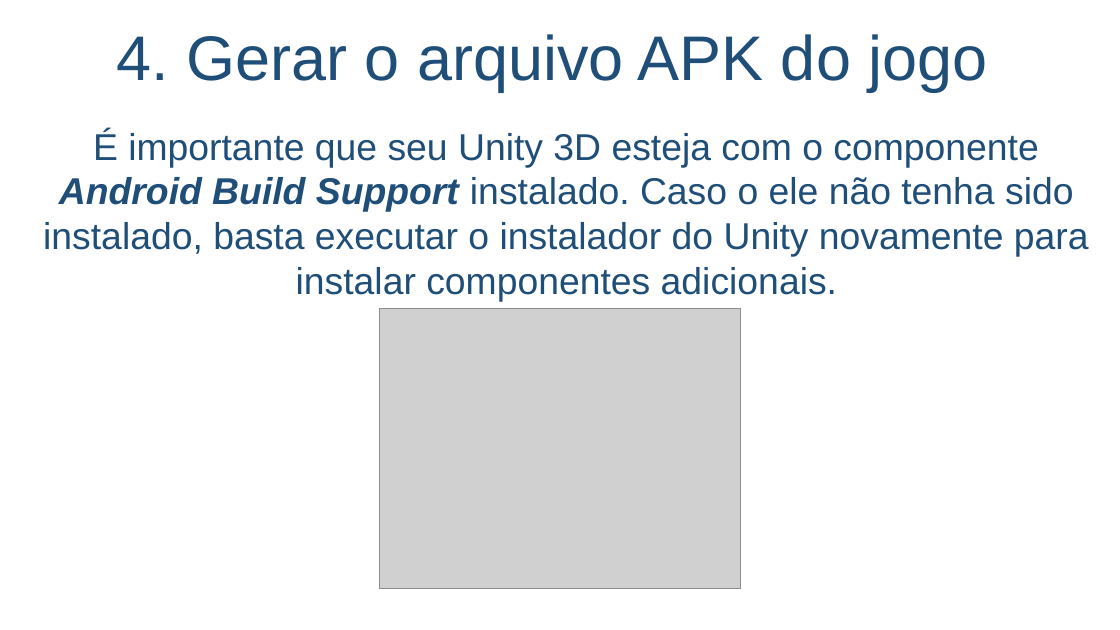
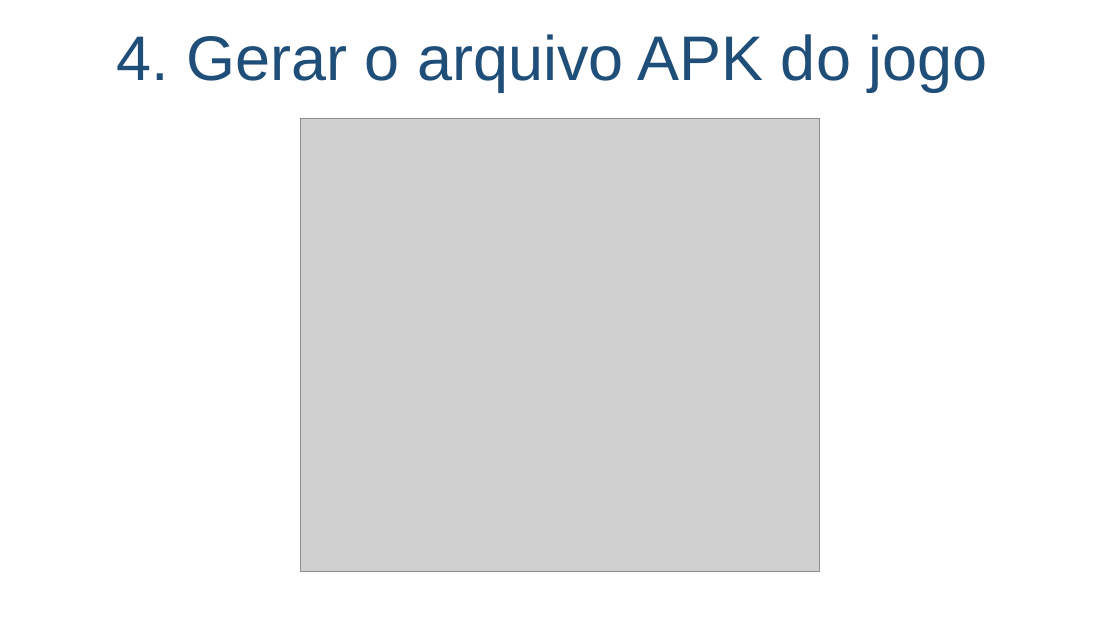
Before and after one commit to salmo-jr/public-slides, a slide deck: slide 31 of building-games-for-Android.pptx (slide 28 before the commit). Drawn at 1120x630 pixels with LibreOffice and Linux fonts; fonts in the diff are those of the drawing; grey boxes stand for pictures; background and template pictures are left out. Boxes give left, top, right and bottom in pixels: in the first picture for what was removed or moved away, otherwise in the second. Text is boxed around its words. In the diff, an @@ line names an element or a change of style, - is before the commit and + after.

Commit message:
atualização dos slides para 2019

```diff
--- a/building-games-for-Android.pptx
+++ b/building-games-for-Android.pptx
@@ picture added at (x1=301, y1=118, x2=820, y2=571) @@
@@ text removed at (x1=43, y1=130, x2=1089, y2=302) @@
-É importante que seu Unity 3D esteja com o componente Android Build Support instalado. Caso o ele não tenha sido instalado, basta executar o instalador do Unity novamente para instalar componentes adicionais.
@@ picture removed at (x1=380, y1=308, x2=740, y2=589) @@
```
Also in this commit, not shown: 19 other slides changed, 3 slides added, 2 slides removed.
